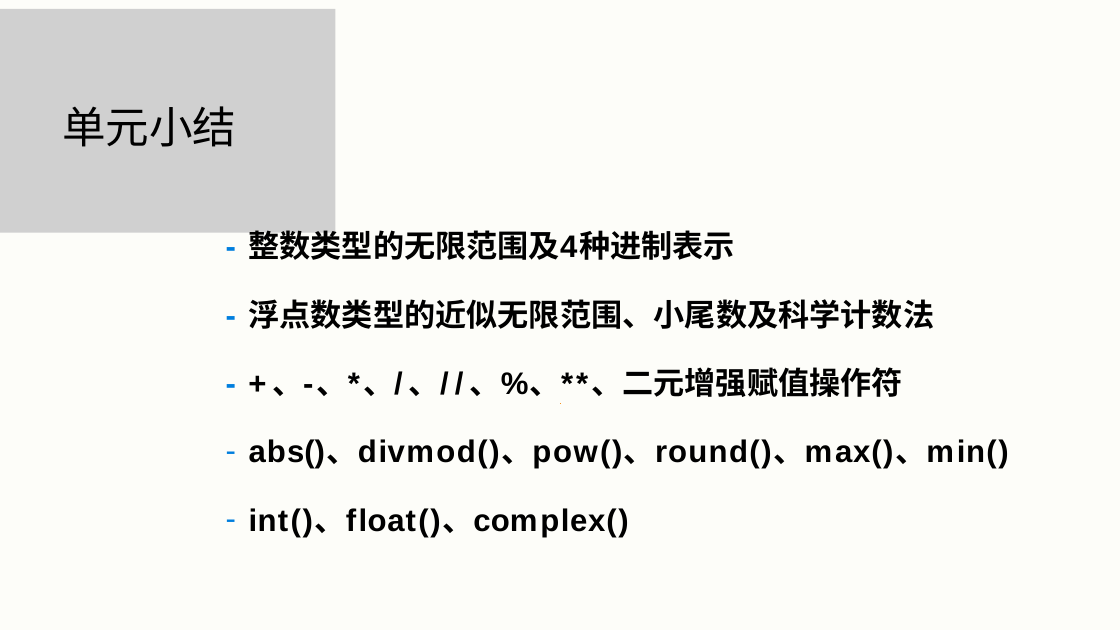
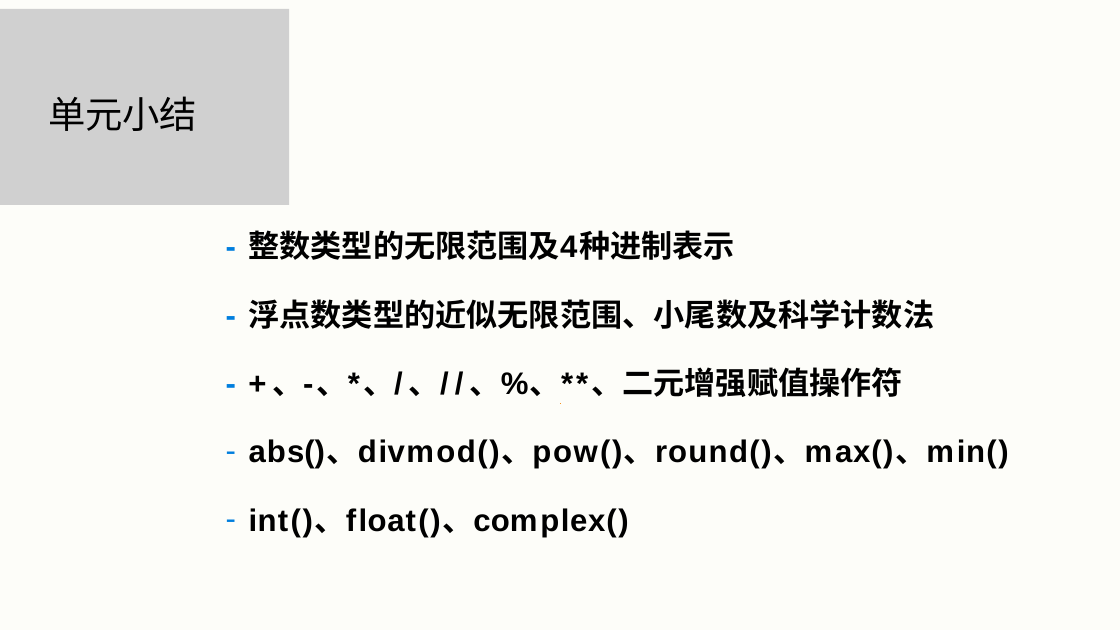
Before and after one commit to xpyuanfly/python-jxbj, a slide deck: slide 14 of 3.基本数据类型/3.基本数据类型.pptx. Drawn at 1120x630 pixels with LibreOffice and Linux fonts; fonts in the diff are those of the drawing; grey boxes stand for pictures. Boxes give left, top, right and bottom in pixels: in the first picture for what was removed or moved away, otherwise in the second. Text is boxed around its words. In the diff, an @@ line names an element or a change of style, - is before the commit and + after.

```diff
--- a/3.基本数据类型/3.基本数据类型.pptx
+++ b/3.基本数据类型/3.基本数据类型.pptx
@@ picture: place and size @@
-picture at <box>0,9,336,233</box>
+picture at <box>0,9,290,205</box>
@@ title "单元小结": place and size @@
-title "单元小结" at <box>62,106,236,147</box>
+title "单元小结" at <box>48,96,197,131</box>
@@ title "单元小结" at <box>48,96,197,131</box>: size 28 to 24 pt @@
```
Also in this commit, not shown: 1 other slide changed, 2 slides removed, 5 other files.
